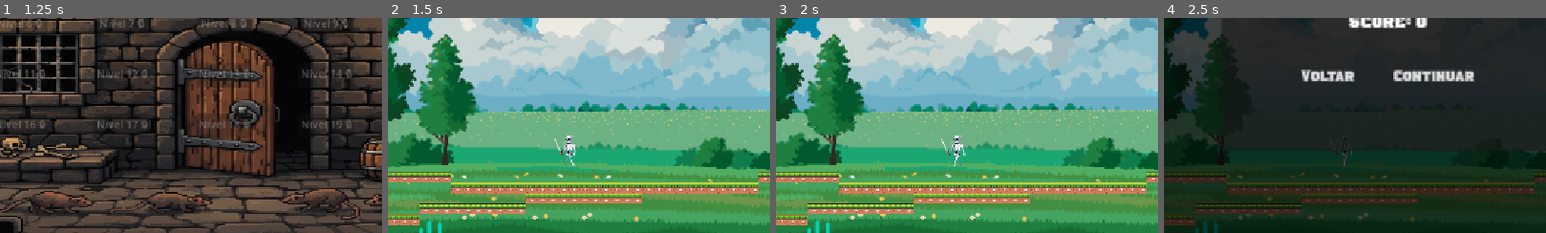
Above: before the commit, frames 1-4 (left to right).
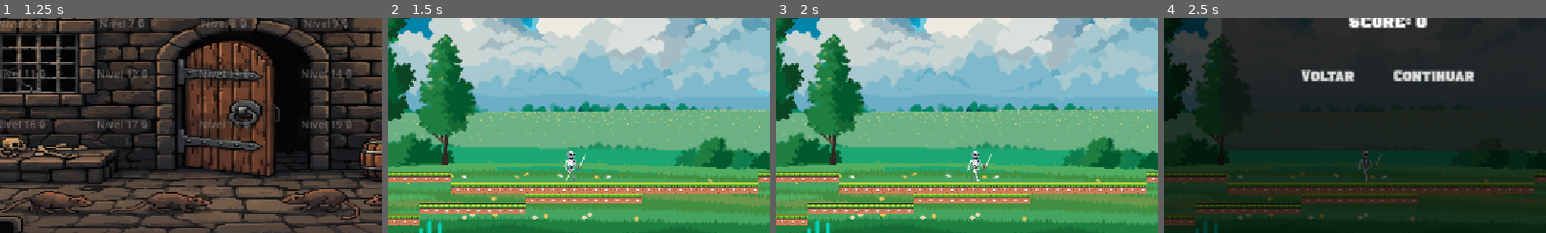
Above: after the commit, the same moments.

Repository: project-godot/project_godot_group10
Game: Godot game, scene res://main/MainMenu.tscn
Same seed, same stepped clock (60 frames per second), same inputs: the game is played once before the commit and once after it.
Inputs:
- Up to frame 1 (1.25 s): click "Jogar" at 0.5 s
- Up to frame 2 (1.5 s): click "Nível 1" at 1.25 s
- Up to frame 3 (2 s): no input
- Up to frame 4 (2.5 s): click "PAUSE" at 2 s
The pictures show only the part of the screen within x 21-71%, y 50-100%; the shares and areas given below are measured in that part.

Frame 1 is identical in both runs. In frame 2, 0.5% of the frame differs, in the area x 43-52%, y 54-76%; in frame 3, 0.6%, in the area x 43-57%, y 54-76%; in frame 4, 0.3%.

Commit message:
morte dps de passar da tela e ajuste skeleton

Diff:
--- a/entities/Player/player.gd
+++ b/entities/Player/player.gd
@@ -80,3 +80,7 @@
 	# health -= damage
 	# if health <= 0:
 	#     die()
+
+
+func _on_visible_on_screen_notifier_2d_screen_exited() -> void:
+	get_tree().reload_current_scene()
--- a/entities/Player/player.tscn
+++ b/entities/Player/player.tscn
@@ -490,3 +490,7 @@
 [node name="AttackTimer" type="Timer" parent="."]
 wait_time = 0.5
 one_shot = true
+
+[node name="VisibleOnScreenNotifier2D" type="VisibleOnScreenNotifier2D" parent="."]
+
+[connection signal="screen_exited" from="VisibleOnScreenNotifier2D" to="." method="_on_visible_on_screen_notifier_2d_screen_exited"]
--- a/entities/enemies/necromancer/necromancer.tscn
+++ b/entities/enemies/necromancer/necromancer.tscn
@@ -1,6 +1,6 @@
 [gd_scene load_steps=345 format=3 uid="uid://d3koiecsrm2wp"]
 
-[ext_resource type="Script" uid="uid://bn82wv2of6sl6" path="res://entities/enemies/skeleton/enemies.gd" id="1_gkfhs"]
+[ext_resource type="Script" uid="uid://bn82wv2of6sl6" path="res://entities/enemies/skeleton/skeleton.gd" id="1_gkfhs"]
 [ext_resource type="Texture2D" uid="uid://bdkpw5sd0eih6" path="res://assets/sprites/necromancer/Necromancer/Attack/spr_NecromancerAttackWithoutEffect_strip47.png" id="2_4rm43"]
 [ext_resource type="Texture2D" uid="uid://dqinan1o12fp7" path="res://assets/sprites/necromancer/Necromancer/Death/spr_NecromancerDeath_strip52.png" id="3_8ii5t"]
 [ext_resource type="Texture2D" uid="uid://dwrwfp8sqnhhc" path="res://assets/sprites/necromancer/Necromancer/Attack/spr_NecromancerAttackEffect_strip47.png" id="3_l74pl"]
@@ -11,14 +11,14 @@
 [ext_resource type="Texture2D" uid="uid://b3dwp5db80cl2" path="res://assets/sprites/necromancer/Necromancer/Walk/spr_NecromancerWalk_strip10.png" id="8_fsx5r"]
 
 [sub_resource type="CapsuleShape2D" id="CapsuleShape2D_k0ue2"]
-radius = 20.0
-height = 92.0
+radius = 21.0
+height = 82.0
 
 [sub_resource type="CircleShape2D" id="CircleShape2D_1motl"]
 radius = 111.072
 
 [sub_resource type="CircleShape2D" id="CircleShape2D_81whm"]
-radius = 314.006
+radius = 109.179
 
 [sub_resource type="AtlasTexture" id="AtlasTexture_l74pl"]
 atlas = ExtResource("2_4rm43")
@@ -2379,7 +2379,7 @@
 script = ExtResource("1_gkfhs")
 
 [node name="CollisionShape2D" type="CollisionShape2D" parent="."]
-position = Vector2(-3, 10)
+position = Vector2(1, 12)
 shape = SubResource("CapsuleShape2D_k0ue2")
 
 [node name="DetectionArea" type="Area2D" parent="."]
@@ -2390,14 +2390,13 @@
 debug_color = Color(0.987604, 0, 0.311214, 0.42)
 
 [node name="AttackArea" type="Area2D" parent="."]
-
-[node name="CollisionShape2D" type="CollisionShape2D" parent="AttackArea"]
-position = Vector2(0, 9)
+position = Vector2(-4, 10)
+
+[node name="attakcollision" type="CollisionShape2D" parent="AttackArea"]
 shape = SubResource("CircleShape2D_81whm")
 debug_color = Color(4.13924e-06, 0.563705, 0.872391, 0.42)
 
 [node name="LedgeCheck" type="RayCast2D" parent="."]
-position = Vector2(17, -2)
 target_position = Vector2(0, 38)
 
 [node name="AttackTimer" type="Timer" parent="."]
--- a/entities/enemies/skeleton/enemies.gd
+++ b/entities/enemies/skeleton/skeleton.gd
@@ -25,19 +25,16 @@
 var is_attacking = false
 var attack_cooldown_timer = 0.0
 var last_attack_time = 0.0
-const ATTACK_COOLDOWN = 1.0  # 2 segundos entre ataques
+const ATTACK_COOLDOWN = 1.0 # 2 segundos entre ataques
 
 func _ready():
 	start_position = position
 	left_limit = start_position.x - PATROL_DISTANCE
 	right_limit = start_position.x + PATROL_DISTANCE
 
-	# Conectar sinais
 	detection_area.body_entered.connect(_on_detection_area_body_entered)
 	detection_area.body_exited.connect(_on_detection_area_body_exited)
 	attack_timer.timeout.connect(_on_attack_timer_timeout)
-
-	# Debug removido para limpar console
 
 func _physics_process(delta):
 	if current_state == State.DEAD:
@@ -46,11 +43,9 @@
 	if not is_on_floor():
 		velocity.y += 980 * delta
 
-	# Atualizar cooldown
 	if attack_cooldown_timer > 0:
 		attack_cooldown_timer -= delta
 
-	# Verificação manual de detecção do jogador (backup)
 	if current_state == State.PATROL:
 		check_for_player_manually()
 
@@ -64,50 +59,56 @@
 
 	move_and_slide()
 
+# ▼▼▼▼▼▼▼▼▼▼ ÚNICA FUNÇÃO ALTERADA ▼▼▼▼▼▼▼▼▼▼
 func patrol_state(_delta):
-	if position.x <= left_limit:
+	animated_sprite.play("walk")
+	animated_sprite.flip_h = direction_x < 0
+
+	# CORRIGIDO: A lógica de virar agora está em um bloco if/elif
+	# para evitar que duas condições de virar aconteçam ao mesmo tempo.
+
+	# Condição 1: Chegou no limite da patrulha
+	if position.x <= left_limit and direction_x < 0:
 		direction_x = 1
-	elif position.x >= right_limit:
+		ledge_check.position.x *= -1 # ADICIONADO: Vira o detector de borda junto
+	elif position.x >= right_limit and direction_x > 0:
 		direction_x = -1
+		ledge_check.position.x *= -1 # ADICIONADO: Vira o detector de borda junto
 
+	# Condição 2: Chegou na beirada de uma plataforma
+	# Este 'if' é separado para que a detecção de borda funcione em qualquer lugar.
 	if is_on_floor() and not ledge_check.is_colliding():
-		direction_x *= -1
+		# Uma pequena espera para não virar instantaneamente e parecer mais natural
+		await get_tree().create_timer(0.1).timeout
+		if current_state == State.PATROL: # Checa se ainda está patrulhando
+			direction_x *= -1
+			ledge_check.position.x *= -1 # ADICIONADO: Vira o detector de borda junto
 
-	animated_sprite.flip_h = direction_x < 0
-	animated_sprite.play("walk")
 	velocity.x = direction_x * SPEED
-
-	# Debug: mostrar estado de patrulha
-	if int(position.x) % 100 == 0:  # Print a cada 100 pixels
-		print("PATRULHA - Posição: ", position.x, " - Limites: ", left_limit, " a ", right_limit)
+# ▲▲▲▲▲▲▲▲▲▲ FIM DA FUNÇÃO ALTERADA ▲▲▲▲▲▲▲▲▲▲
 
 func chase_state(_delta):
 	if player_node and is_instance_valid(player_node):
 		var distance_to_player = position.distance_to(player_node.position)
 
-		# Se o jogador está muito longe, parar perseguição
 		if distance_to_player > 300:
 			current_state = State.PATROL
 			player_node = null
 			return
 
-		# Se está no alcance de ataque e pode atacar
 		if distance_to_player < ATTACK_RANGE and not is_attacking and attack_cooldown_timer <= 0:
 			print("⚔️ Atacando jogador!")
 
-			# Causar dano UMA VEZ
 			if player_node.has_method("take_damage"):
 				player_node.take_damage(ATTACK_DAMAGE)
 				print("💥 ATAQUE EXECUTADO! Dano causado ao jogador")
 
-			# Iniciar ataque
 			current_state = State.ATTACK
 			is_attacking = true
 			attack_cooldown_timer = ATTACK_COOLDOWN
 			attack_timer.start()
 			return
 
-		# Perseguir o jogador
 		var target_direction = sign(player_node.position.x - position.x)
 		direction_x = target_direction
 		animated_sprite.flip_h = direction_x < 0
@@ -120,22 +121,14 @@
 func attack_state(_delta):
 	velocity.x = 0
 	animated_sprite.play("attack")
-	# O timer vai voltar para o estado de perseguição
 
 func _on_detection_area_body_entered(body):
-	print("DETECÇÃO: ", body.name, " - Grupos: ", body.get_groups())
-
-	# Ignorar inimigos, terreno e outros objetos que não são jogador
 	if body.is_in_group("enemies") or body.is_in_group("terrain") or body == self:
-		print("Ignorando: ", body.name)
 		return
 
 	if body.is_in_group("player"):
-		print("✅ JOGADOR DETECTADO! Mudando para perseguição")
 		player_node = body
 		current_state = State.CHASE
-	else:
-		print("❌ Objeto não é jogador: ", body.name)
 
 func _on_detection_area_body_exited(body):
 	if body == player_node:
@@ -144,10 +137,8 @@
 		is_attacking = false
 
 func _on_attack_timer_timeout():
-	# Volta para perseguição após o ataque
 	is_attacking = false
 
-	# Verificar se o jogador ainda está próximo
 	if player_node and is_instance_valid(player_node):
 		var distance_to_player = position.distance_to(player_node.position)
 		if distance_to_player < 200:
@@ -164,34 +155,26 @@
 	if health <= 0:
 		die()
 	else:
-		# Animação de dano (se tiver)
 		animated_sprite.play("hurt")
 
 func die():
 	current_state = State.DEAD
 	animated_sprite.play("die")
-	# Desabilitar colisão
 	set_collision_layer_value(1, false)
 	set_collision_mask_value(1, false)
 
-	# Remover após um tempo
 	await get_tree().create_timer(2.0).timeout
 	queue_free()
 
 func _on_attack_area_body_entered(body):
-	# Esta função pode ser usada para detectar quando o jogador entra na área de ataque
-	# Útil para ataques com área específica
 	pass
 
 func check_for_player_manually():
-	# Buscar o jogador na cena manualmente
 	var players = get_tree().get_nodes_in_group("player")
 	if players.size() > 0:
 		var player = players[0]
 		var distance = position.distance_to(player.position)
 
-		# Se o jogador está próximo (raio de 150 pixels)
 		if distance < 150:
-			print("🔍 DETECÇÃO MANUAL: Jogador encontrado a ", distance, " pixels")
 			player_node = player
 			current_state = State.CHASE
--- a/entities/enemies/skeleton/enemies.tscn
+++ b/entities/enemies/skeleton/skeleton.tscn
@@ -1,6 +1,6 @@
 [gd_scene load_steps=67 format=3 uid="uid://brwre3tdq32m0"]
 
-[ext_resource type="Script" uid="uid://bn82wv2of6sl6" path="res://entities/enemies/skeleton/enemies.gd" id="1_1motl"]
+[ext_resource type="Script" uid="uid://bn82wv2of6sl6" path="res://entities/enemies/skeleton/skeleton.gd" id="1_1motl"]
 [ext_resource type="Texture2D" uid="uid://b0yoj67pljqgj" path="res://assets/sprites/skeleton/Skeleton_01_White_Attack1.png" id="2_1motl"]
 [ext_resource type="Texture2D" uid="uid://bdfy8veki3204" path="res://assets/sprites/skeleton/Skeleton_01_White_Attack2.png" id="3_81whm"]
 [ext_resource type="Texture2D" uid="uid://ci074ahnff508" path="res://assets/sprites/skeleton/Skeleton_01_White_Die.png" id="4_id1sm"]
@@ -10,7 +10,7 @@
 
 [sub_resource type="CapsuleShape2D" id="CapsuleShape2D_k0ue2"]
 radius = 20.0
-height = 92.0
+height = 46.0
 
 [sub_resource type="AtlasTexture" id="AtlasTexture_vlg0m"]
 atlas = ExtResource("2_1motl")
--- a/levels/level1.tscn
+++ b/levels/level1.tscn
@@ -3,7 +3,7 @@
 [ext_resource type="PackedScene" uid="uid://ddo8h76do7fvg" path="res://entities/Player/player.tscn" id="1_k42x3"]
 [ext_resource type="Script" uid="uid://drw61dfdcygo" path="res://levels/Level1.gd" id="1_level_script"]
 [ext_resource type="TileSet" uid="uid://cfx05y1f4gsyc" path="res://assets/tiles/terrain.tres" id="2_tnu0t"]
-[ext_resource type="PackedScene" uid="uid://brwre3tdq32m0" path="res://entities/enemies/skeleton/enemies.tscn" id="3_yydhl"]
+[ext_resource type="PackedScene" uid="uid://brwre3tdq32m0" path="res://entities/enemies/skeleton/skeleton.tscn" id="3_yydhl"]
 [ext_resource type="Texture2D" uid="uid://b1ditokvcbgdr" path="res://assets/sprites/backGround/level1/1.png" id="4_hdk64"]
 [ext_resource type="Texture2D" uid="uid://brd1vepsn50c0" path="res://assets/sprites/backGround/level1/2.png" id="5_tnu0t"]
 [ext_resource type="Texture2D" uid="uid://baanme7oiqtlc" path="res://assets/sprites/backGround/level1/3.png" id="6_0gphp"]
--- a/levels/level3.tscn
+++ b/levels/level3.tscn
@@ -98,7 +98,7 @@
 [ext_resource type="Texture2D" uid="uid://n1bffsp8eib3" path="res://assets/sprites/decoration/level3/mushrum2.png" id="57_2602p"]
 [ext_resource type="Texture2D" uid="uid://dp3qk1gv1yirj" path="res://assets/sprites/terrain/level3/lava/lava_tile10.png" id="57_ybuo5"]
 [ext_resource type="Texture2D" uid="uid://blqwjs0i2jnaf" path="res://assets/sprites/decoration/level3/mushrum3.png" id="58_n7jwu"]
-[ext_resource type="PackedScene" uid="uid://brwre3tdq32m0" path="res://entities/enemies/skeleton/enemies.tscn" id="58_uidrn"]
+[ext_resource type="PackedScene" uid="uid://brwre3tdq32m0" path="res://entities/enemies/skeleton/skeleton.tscn" id="58_uidrn"]
 [ext_resource type="Texture2D" uid="uid://cu0i0kqyl66r3" path="res://assets/sprites/decoration/level3/mushrum4.png" id="59_o0f16"]
 [ext_resource type="Texture2D" uid="uid://susvi0ch3yi4" path="res://assets/sprites/decoration/level3/mushrum5.png" id="60_l8bgc"]
 [ext_resource type="Texture2D" uid="uid://buvrfc74ok1e3" path="res://assets/sprites/decoration/level3/mushrum6.png" id="61_qib06"]
@@ -1815,8 +1815,7 @@
 position = Vector2(6195, 421)
 sprite_frames = SubResource("SpriteFrames_iaiho")
 autoplay = "default"
-frame = 3
-frame_progress = 1.0
+frame_progress = 0.507976
 speed_scale = 0.7
 
 [node name="Player" parent="." instance=ExtResource("7_rhrgi")]
@@ -1824,7 +1823,7 @@
 position = Vector2(4960, 291)
 
 [node name="necromancer" parent="." instance=ExtResource("138_v1val")]
-position = Vector2(4824, 376)
+position = Vector2(4831, 380)
 
 [node name="ScoreDisplay" parent="." instance=ExtResource("139_jwnsp")]
 
Renamed: entities/enemies/skeleton/enemies.gd.uid -> entities/enemies/skeleton/skeleton.gd.uid
